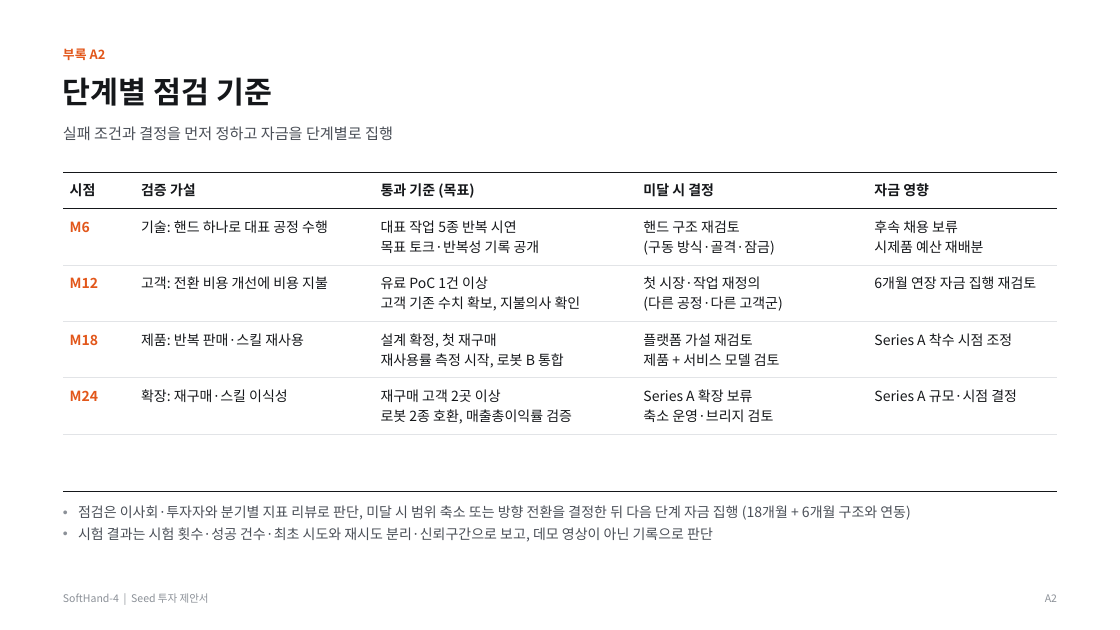
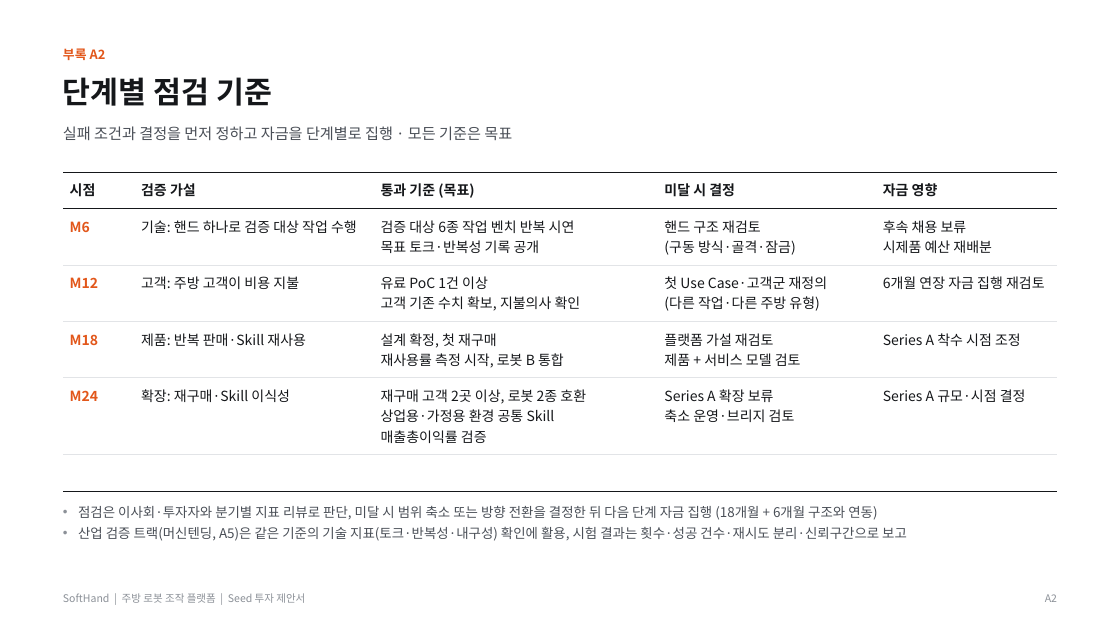
Before and after one commit to kimdonghyun2789-hash/D, a slide deck: slide 17 of SoftHand_Founding_Seed_IR_Deck_Final.pptx (slide 19 before the commit). Drawn at 1120x630 pixels with LibreOffice and Linux fonts; fonts in the diff are those of the drawing. Boxes give left, top, right and bottom in pixels: in the first picture for what was removed or moved away, otherwise in the second. Text is boxed around its words. In the diff, an @@ line names an element or a change of style, - is before the commit and + after.

```diff
--- a/SoftHand_Founding_Seed_IR_Deck_Final.pptx
+++ b/SoftHand_Founding_Seed_IR_Deck_Final.pptx
@@ text at (x1=63, y1=126, x2=512, y2=140): text changed @@
-실패 조건과 결정을 먼저 정하고 자금을 단계별로 집행
+실패 조건과 결정을 먼저 정하고 자금을 단계별로 집행 · 모든 기준은 목표
@@ table at (x1=63, y1=172, x2=1057, y2=455) @@
-row 2, column 2: 기술: 핸드 하나로 대표 공정 수행
+row 2, column 2: 기술: 핸드 하나로 검증 대상 작업 수행
-row 2, column 3: 대표 작업 5종 반복 시연 / 목표 토크·반복성 기록 공개
+row 2, column 3: 검증 대상 6종 작업 벤치 반복 시연 / 목표 토크·반복성 기록 공개
-row 3, column 2: 고객: 전환 비용 개선에 비용 지불
+row 3, column 2: 고객: 주방 고객이 비용 지불
-row 3, column 4: 첫 시장·작업 재정의 / (다른 공정·다른 고객군)
+row 3, column 4: 첫 Use Case·고객군 재정의 / (다른 작업·다른 주방 유형)
-row 4, column 2: 제품: 반복 판매·스킬 재사용
+row 4, column 2: 제품: 반복 판매·Skill 재사용
-row 5, column 2: 확장: 재구매·스킬 이식성
+row 5, column 2: 확장: 재구매·Skill 이식성
-row 5, column 3: 재구매 고객 2곳 이상 / 로봇 2종 호환, 매출총이익률 검증
+row 5, column 3: 재구매 고객 2곳 이상, 로봇 2종 호환 / 상업용·가정용 환경 공통 Skill / 매출총이익률 검증
@@ text at (x1=78, y1=506, x2=877, y2=520): size 12 to 11.5 pt in "점검은 이사회·투자자와 분기별 지표 리뷰로 판단, 미달 ..." @@
@@ text at (x1=78, y1=527, x2=907, y2=541): text changed; size 12 to 11.5 pt @@
-• 시험 결과는 시험 횟수·성공 건수·최초 시도와 재시도 분리·신뢰구간으로 보고, 데모 영상이 아닌 기록으로 판단
+• 산업 검증 트랙(머신텐딩, A5)은 같은 기준의 기술 지표(토크·반복성·내구성) 확인에 활용, 시험 결과는 횟수·성공 건수·재시도 분리·신뢰구간으로 보고
@@ text at (x1=63, y1=593, x2=305, y2=603): text changed @@
-SoftHand-4 | Seed 투자 제안서
+SoftHand | 주방 로봇 조작 플랫폼 | Seed 투자 제안서
```
Also in this commit, not shown: 16 other slides changed, 15 slides added, 16 slides removed, 31 other files.
